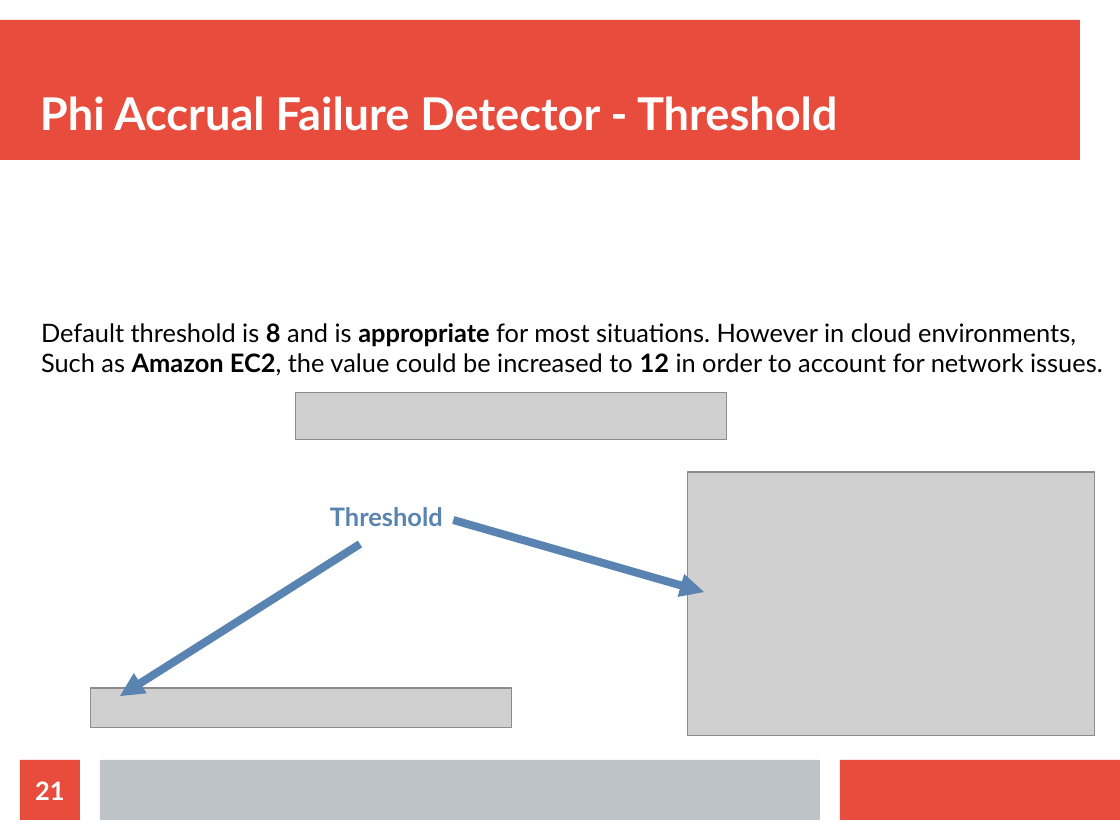
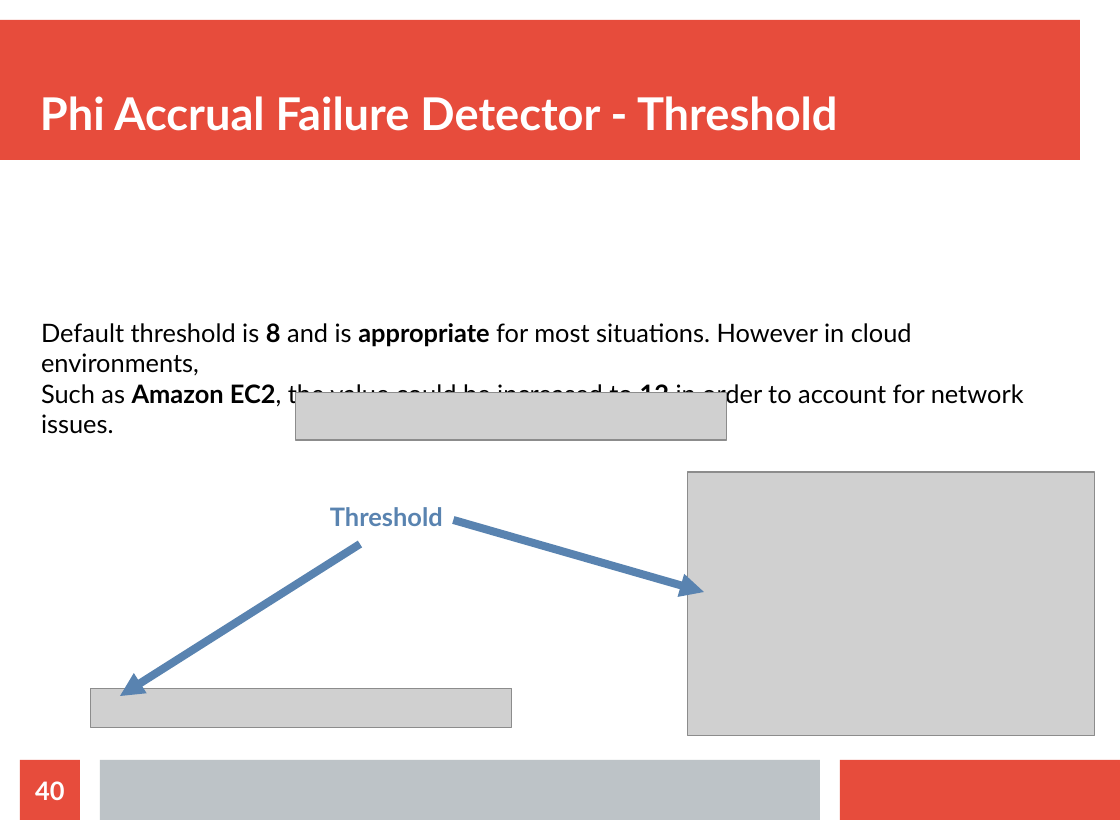
Before and after one commit to bytemania/akka-java-cluster, a slide deck: slide 40 of src/main/resources/res/presentation.odp (slide 21 before the commit). Drawn at 1120x840 pixels with LibreOffice and Linux fonts; fonts in the diff are those of the drawing; grey boxes stand for pictures. Boxes give left, top, right and bottom in pixels: in the first picture for what was removed or moved away, otherwise in the second. Text is boxed around its words. In the diff, an @@ line names an element or a change of style, - is before the commit and + after.

```diff
--- a/src/main/resources/res/presentation.odp
+++ b/src/main/resources/res/presentation.odp
@@ text "Default threshold is 8 and ..." rewrapped from [41,323,1103,376] to [41,323,1024,434] @@
@@ page number at [35,781,64,800]: text changed @@
-21
+40
```
Also in this commit, not shown: 13 other slides changed, 23 slides added, 2 other files.
